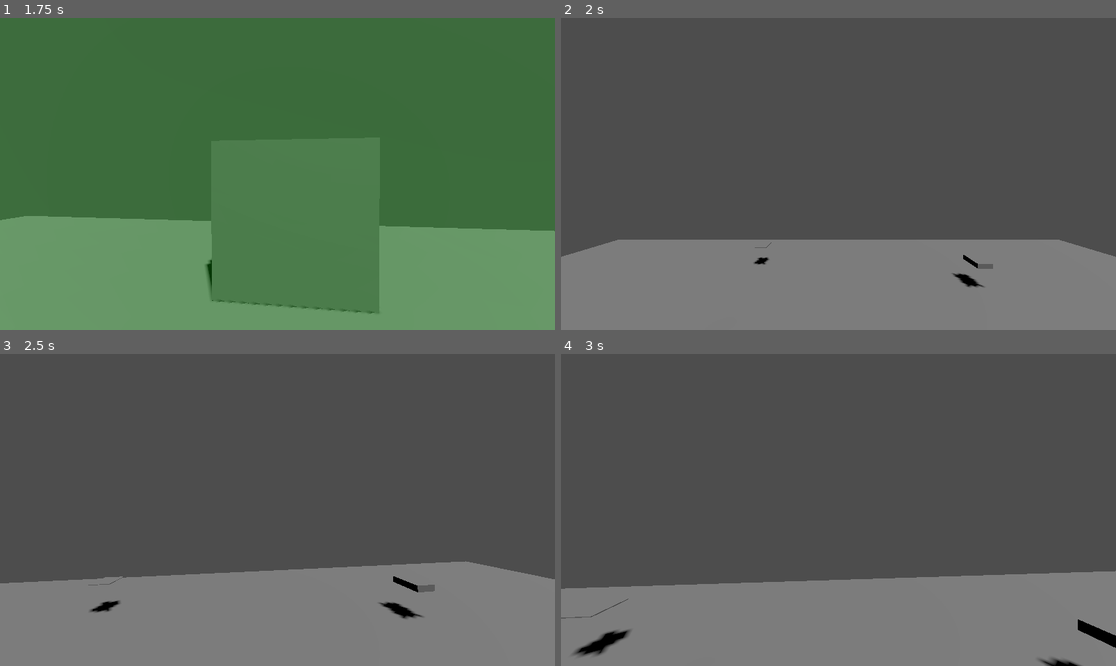
Above: before the commit, frames 1-4 (two rows, left to right).
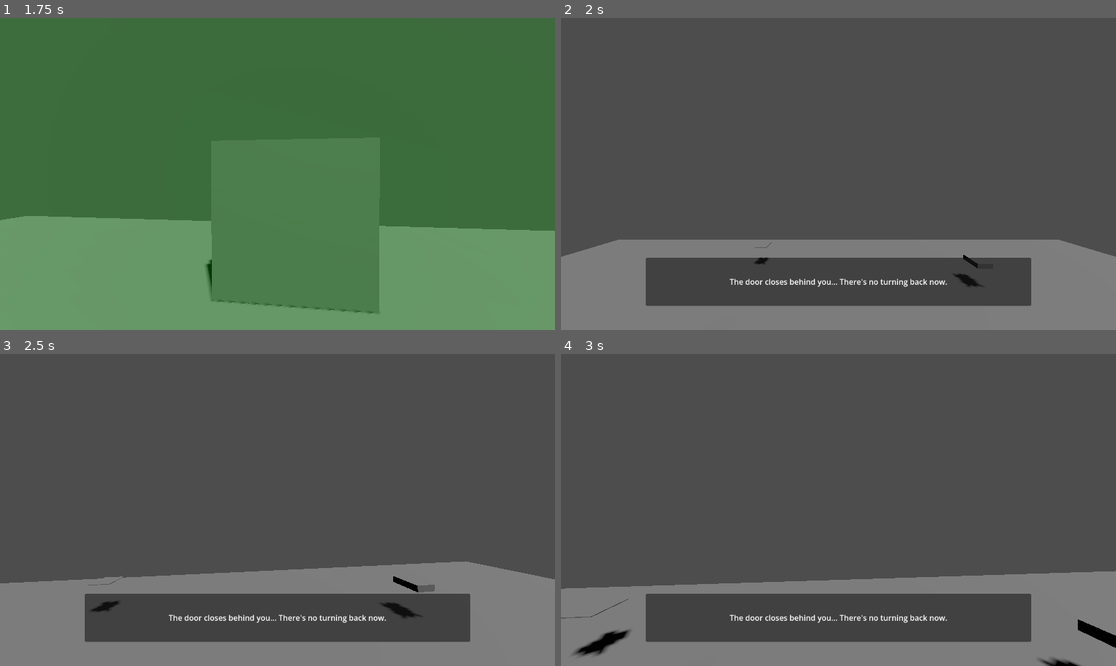
Above: after the commit, the same moments.

Repository: conorn09/Feargame
Game: Godot game, scene res://scenes/test_environment.tscn
The game is run twice, just before and just after one commit, with the same random seed, the same clock (stepped at 60 frames per second) and the same inputs.
Inputs (mouse positions are in pixels of both pictures, inside the frame that each line leads up to):
- Up to frame 1 (1.75 s): move the mouse to (305, 174) at 0.52 s; hold E (interact) 0.53-1.28 s; hold W (move_forward) from 0.53 s (still down); move the mouse to (249, 174) at 1.27 s; tap E (interact) at 1.35 s
- Up to frame 2 (2 s): keep holding W (move_forward)
- Up to frame 3 (2.5 s): keep holding W (move_forward); move the mouse to (288, 503) at 2.02 s; hold E (interact) from 2.03 s (still down)
- Up to frame 4 (3 s): keep holding W (move_forward); move the mouse to (832, 516) at 2.77 s; release E (interact) at 2.78 s; tap E (interact) at 2.85 s

Frame 1 is identical in both runs. In frame 2, 10% of the frame differs, in the area x 15-85%, y 76-93%; in frame 3, 10%; in frame 4, 11%.

Commit message:
dialaugue

Diff:
--- a/project.godot
+++ b/project.godot
@@ -18,6 +18,7 @@
 [autoload]
 
 SceneManager="*res://scripts/managers/scene_manager.gd"
+NarrativeSystem="*res://scripts/managers/narrative_manager.gd"
 
 [input]
 
--- /dev/null
+++ b/resources/dialogue/entrance_dialogue.tres
@@ -0,0 +1,10 @@
+[gd_resource type="Resource" script_class="DialogueEntry" load_steps=2 format=3]
+
+[ext_resource type="Script" path="res://scripts/narrative/dialogue_entry.gd" id="1_script"]
+
+[resource]
+script = ExtResource("1_script")
+text = "The door closes behind you... There's no turning back now."
+duration = 4.0
+speaker = ""
+audio = null
--- /dev/null
+++ b/resources/dialogue/found_key_area_dialogue.tres
@@ -0,0 +1,10 @@
+[gd_resource type="Resource" script_class="DialogueEntry" load_steps=2 format=3]
+
+[ext_resource type="Script" path="res://scripts/narrative/dialogue_entry.gd" id="1_script"]
+
+[resource]
+script = ExtResource("1_script")
+text = "You found the key. Now find the locked door..."
+duration = 3.5
+speaker = ""
+audio = null
--- a/scenes/environments/house_interior.tscn
+++ b/scenes/environments/house_interior.tscn
@@ -1,13 +1,23 @@
-[gd_scene load_steps=7 format=3 uid="uid://c8j3k4m5n6o7p8q9"]
+[gd_scene load_steps=13 format=3 uid="uid://c8j3k4m5n6o7p8q9"]
 
 [ext_resource type="Script" path="res://scripts/scene/spawn_point.gd" id="1_spawn"]
 [ext_resource type="PackedScene" uid="uid://b8qxvj7k3m5yw" path="res://scenes/player/player.tscn" id="2_player"]
 [ext_resource type="PackedScene" uid="uid://door_001" path="res://scenes/interactables/door.tscn" id="3_door"]
 [ext_resource type="PackedScene" uid="uid://key_item_001" path="res://scenes/interactables/key_item.tscn" id="4_key"]
 [ext_resource type="PackedScene" uid="uid://note_001" path="res://scenes/interactables/note.tscn" id="5_note"]
+[ext_resource type="Script" path="res://scripts/narrative/story_trigger.gd" id="6_story_trigger"]
+[ext_resource type="Resource" uid="uid://entrance_dialogue" path="res://resources/dialogue/entrance_dialogue.tres" id="7_entrance_dialogue"]
+[ext_resource type="Resource" uid="uid://found_key_area_dialogue" path="res://resources/dialogue/found_key_area_dialogue.tres" id="8_found_key_dialogue"]
+[ext_resource type="PackedScene" uid="uid://narrative_display_ui" path="res://scenes/ui/narrative_display.tscn" id="9_narrative_ui"]
 
 [sub_resource type="BoxShape3D" id="BoxShape3D_floor"]
 size = Vector3(16, 1, 12)
+
+[sub_resource type="BoxShape3D" id="BoxShape3D_entrance_trigger"]
+size = Vector3(4, 3, 2)
+
+[sub_resource type="BoxShape3D" id="BoxShape3D_key_area_trigger"]
+size = Vector3(3, 3, 3)
 
 [sub_resource type="BoxMesh" id="BoxMesh_floor"]
 size = Vector3(16, 1, 12)
@@ -45,3 +55,29 @@
 
 [node name="Note" parent="." instance=ExtResource("5_note")]
 transform = Transform3D(1, 0, 0, 0, 1, 0, 0, 0, 1, -2, 0.5, -4)
+
+[node name="EntranceTrigger" type="Area3D" parent="."]
+transform = Transform3D(1, 0, 0, 0, 1, 0, 0, 0, 1, 0, 1, 2)
+script = ExtResource("6_story_trigger")
+trigger_id = "entered_house"
+sets_flags = {
+"house_entered": true
+}
+dialogue = Array[ExtResource("7_entrance_dialogue")]([ExtResource("7_entrance_dialogue")])
+one_time = true
+
+[node name="CollisionShape3D" type="CollisionShape3D" parent="EntranceTrigger"]
+shape = SubResource("BoxShape3D_entrance_trigger")
+
+[node name="KeyAreaTrigger" type="Area3D" parent="."]
+transform = Transform3D(1, 0, 0, 0, 1, 0, 0, 0, 1, 3, 1, -3)
+script = ExtResource("6_story_trigger")
+trigger_id = "found_key_area"
+required_flags = Array[String](["house_entered"])
+dialogue = Array[ExtResource("8_found_key_dialogue")]([ExtResource("8_found_key_dialogue")])
+one_time = true
+
+[node name="CollisionShape3D" type="CollisionShape3D" parent="KeyAreaTrigger"]
+shape = SubResource("BoxShape3D_key_area_trigger")
+
+[node name="NarrativeDisplay" parent="." instance=ExtResource("9_narrative_ui")]
--- /dev/null
+++ b/scenes/ui/narrative_display.tscn
@@ -0,0 +1,34 @@
+[gd_scene load_steps=2 format=3 uid="uid://narrative_display_ui"]
+
+[ext_resource type="Script" path="res://scripts/ui/narrative_display.gd" id="1_script"]
+
+[node name="NarrativeDisplay" type="CanvasLayer"]
+script = ExtResource("1_script")
+
+[node name="DialogueBox" type="PanelContainer" parent="."]
+visible = false
+anchors_preset = 7
+anchor_left = 0.5
+anchor_top = 1.0
+anchor_right = 0.5
+anchor_bottom = 1.0
+offset_left = -400.0
+offset_top = -150.0
+offset_right = 400.0
+offset_bottom = -50.0
+grow_horizontal = 2
+grow_vertical = 0
+
+[node name="MarginContainer" type="MarginContainer" parent="DialogueBox"]
+layout_mode = 2
+theme_override_constants/margin_left = 20
+theme_override_constants/margin_top = 20
+theme_override_constants/margin_right = 20
+theme_override_constants/margin_bottom = 20
+
+[node name="DialogueLabel" type="Label" parent="DialogueBox/MarginContainer"]
+layout_mode = 2
+text = "Dialogue text appears here..."
+horizontal_alignment = 1
+vertical_alignment = 1
+autowrap_mode = 3
--- /dev/null
+++ b/scripts/managers/narrative_manager.gd
@@ -0,0 +1,77 @@
+extends Node
+
+## Narrative Manager Singleton
+## Manages story progression, flags, dialogue, and narrative events
+
+# Story state
+var story_flags: Dictionary = {}  # String -> bool
+var current_chapter: int = 0
+var dialogue_queue: Array = []  # Array of dialogue entries
+
+# Signals
+signal flag_changed(flag_name: String, value: bool)
+signal event_triggered(event_id: String)
+signal dialogue_started(text: String)
+signal dialogue_ended()
+signal chapter_changed(chapter: int)
+
+
+func _ready() -> void:
+	# Initialize with default flags if needed
+	pass
+
+
+## Set a story flag to a specific value
+func set_flag(flag_name: String, value: bool) -> void:
+	story_flags[flag_name] = value
+	flag_changed.emit(flag_name, value)
+
+
+## Get the value of a story flag
+## Returns false if the flag doesn't exist
+func get_flag(flag_name: String) -> bool:
+	return story_flags.get(flag_name, false)
+
+
+## Display dialogue text on screen
+## If duration is 0, waits for player input to continue
+## If duration > 0, auto-hides after duration seconds
+func show_dialogue(text: String, duration: float = 0.0) -> void:
+	dialogue_queue.append({"text": text, "duration": duration})
+	dialogue_started.emit(text)
+
+	if duration > 0.0:
+		# Auto-hide after duration
+		await get_tree().create_timer(duration).timeout
+		dialogue_ended.emit()
+	# If duration is 0, the UI or another system should call hide_dialogue manually
+
+
+## Trigger a narrative event
+func trigger_event(event_id: String) -> void:
+	event_triggered.emit(event_id)
+	print("Narrative event triggered: ", event_id)
+
+
+## Advance to the next chapter
+func advance_chapter() -> void:
+	current_chapter += 1
+	chapter_changed.emit(current_chapter)
+
+
+## Check if player has a specific item in inventory
+func check_inventory_condition(item_id: String) -> bool:
+	# Get the player node
+	var player = get_tree().get_first_node_in_group("player")
+	if not player:
+		push_error("NarrativeSystem: Player node not found")
+		return false
+
+	# Get the InteractionSystem from the player
+	var interaction_system = player.get_node_or_null("InteractionSystem")
+	if not interaction_system:
+		push_error("NarrativeSystem: InteractionSystem not found on player")
+		return false
+
+	# Check if player has the item
+	return interaction_system.has_item(item_id)
--- /dev/null
+++ b/scripts/narrative/dialogue_entry.gd
@@ -0,0 +1,10 @@
+extends Resource
+class_name DialogueEntry
+
+## Dialogue Entry Resource
+## Represents a single dialogue entry with text, duration, speaker, and optional audio
+
+@export var text: String = ""
+@export var duration: float = 3.0  # 0 = wait for input, > 0 = auto-hide after duration
+@export var speaker: String = ""
+@export var audio: AudioStream = null
--- /dev/null
+++ b/scripts/narrative/story_trigger.gd
@@ -0,0 +1,70 @@
+extends Area3D
+class_name StoryTrigger
+
+## Story Trigger
+## Triggers narrative events when the player enters the area
+## Supports conditional triggering based on story flags
+
+@export var trigger_id: String = ""
+@export var required_flags: Array[String] = []
+@export var required_items: Array[String] = []  # Item IDs that must be in inventory
+@export var sets_flags: Dictionary = {}  # flag_name -> value (bool)
+@export var dialogue: Array[DialogueEntry] = []
+@export var one_time: bool = true
+
+var has_triggered: bool = false
+
+
+func _ready() -> void:
+	body_entered.connect(_on_body_entered)
+
+
+func _on_body_entered(body: Node3D) -> void:
+	# Check if already triggered and one_time is true
+	if has_triggered and one_time:
+		return
+
+	# Check if the body is the player
+	if not body.is_in_group("player"):
+		return
+
+	# Check if all required conditions are met
+	if not check_conditions():
+		return
+
+	# Trigger the event
+	trigger_event()
+
+
+## Check if all required story flags are set
+func check_conditions() -> bool:
+	var narrative_system = get_node("/root/NarrativeSystem")
+
+	# Check story flags
+	for flag in required_flags:
+		if not narrative_system.get_flag(flag):
+			return false
+
+	# Check inventory items
+	for item_id in required_items:
+		if not narrative_system.check_inventory_condition(item_id):
+			return false
+
+	return true
+
+
+## Execute the trigger event
+func trigger_event() -> void:
+	has_triggered = true
+	var narrative_system = get_node("/root/NarrativeSystem")
+
+	# Set story flags
+	for flag_name in sets_flags:
+		narrative_system.set_flag(flag_name, sets_flags[flag_name])
+
+	# Show dialogue entries
+	for entry in dialogue:
+		narrative_system.show_dialogue(entry.text, entry.duration)
+
+	# Trigger the narrative event
+	narrative_system.trigger_event(trigger_id)
--- /dev/null
+++ b/scripts/ui/narrative_display.gd
@@ -0,0 +1,23 @@
+extends CanvasLayer
+
+## Narrative Display UI
+## Shows dialogue and narrative text on screen
+
+@onready var dialogue_box: PanelContainer = $DialogueBox
+@onready var dialogue_label: Label = $DialogueBox/MarginContainer/DialogueLabel
+
+
+func _ready() -> void:
+	# Connect to narrative system signals
+	var narrative_system = get_node("/root/NarrativeSystem")
+	narrative_system.dialogue_started.connect(_on_dialogue_started)
+	narrative_system.dialogue_ended.connect(_on_dialogue_ended)
+
+
+func _on_dialogue_started(text: String) -> void:
+	dialogue_label.text = text
+	dialogue_box.visible = true
+
+
+func _on_dialogue_ended() -> void:
+	dialogue_box.visible = false
Not shown, added: scripts/managers/narrative_manager.gd.uid
Not shown, added: scripts/narrative/dialogue_entry.gd.uid
Not shown, added: scripts/narrative/story_trigger.gd.uid
Not shown, added: scripts/ui/narrative_display.gd.uid
